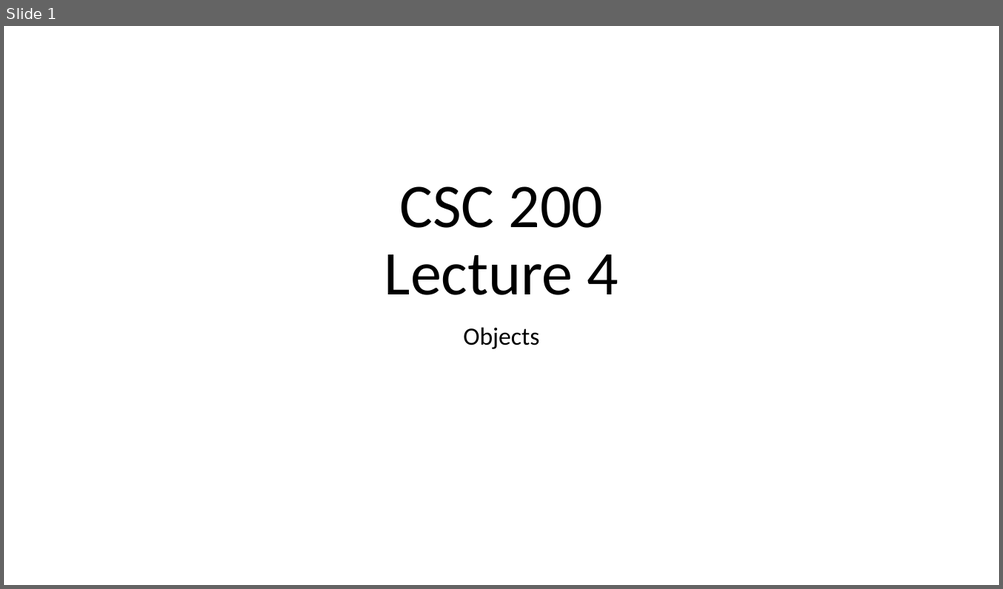
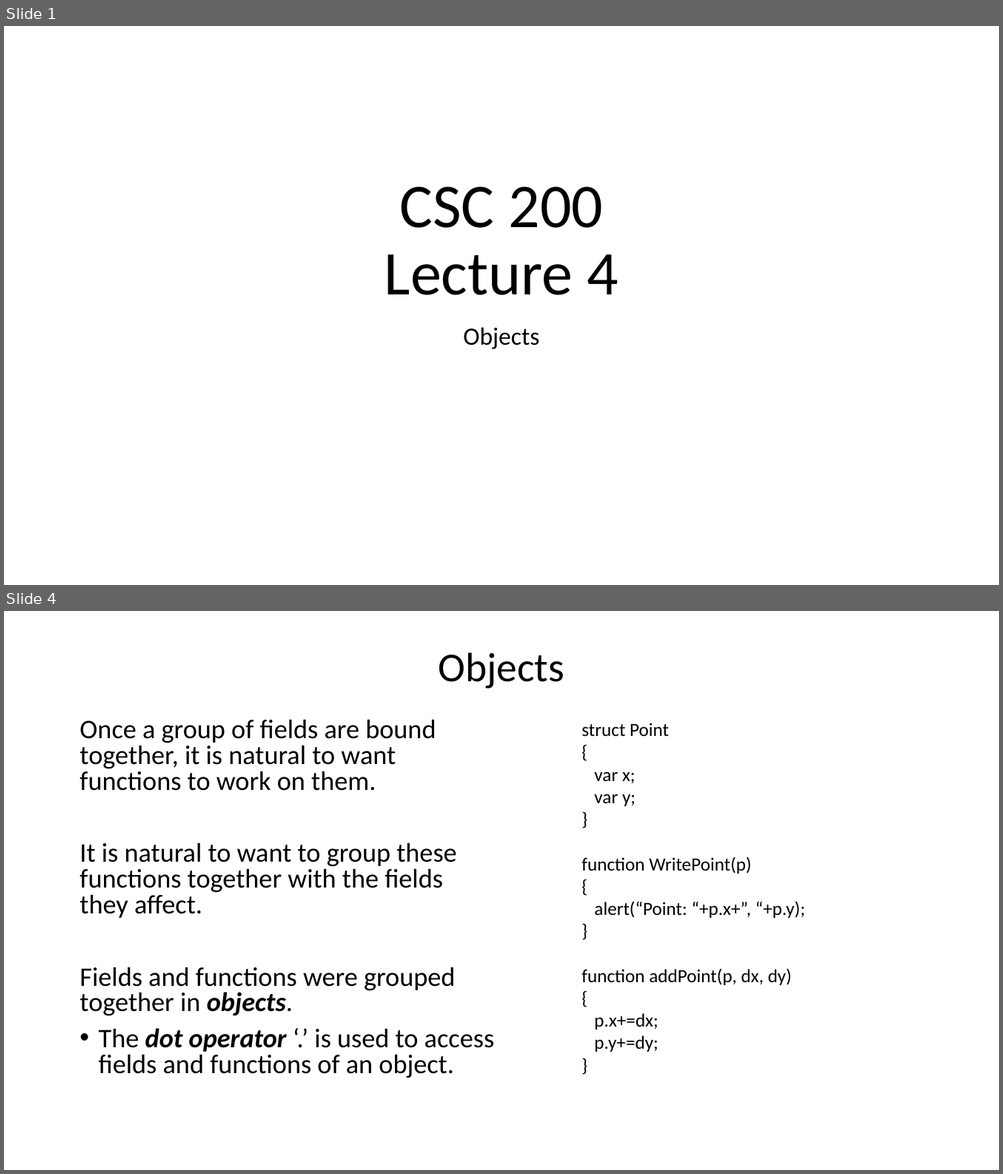
Before and after one commit to bsdillon/cs200_Spring2020, a slide deck: Lecture/Lect4-Objects.pptx. Shown one above the other, each under a label of ours: slide 1 before the commit, slides 1 and 4 after it; the slides between them are not shown. The pictures are 1003x589 and 1003x1174 pixels, drawn with LibreOffice and Linux fonts; fonts in the diff are those of the drawing. Boxes give left, top, right and bottom in pixels: in the first picture for what was removed or moved away, otherwise in the second. Text is boxed around its words. In the diff, an @@ line names an element or a change of style, - is before the commit and + after.

```diff
--- a/Lecture/Lect4-Objects.pptx
+++ b/Lecture/Lect4-Objects.pptx
@@ slide 4 added at <box>4,611,999,1170</box>, background #FFFFFF @@
@@ title added at <box>438,652,564,689</box>, 39.6 pt, text #000000 @@
+Objects
@@ text added at <box>79,719,494,1079</box>, 25.9 pt, text #000000 @@
+Once a group of fields are bound together, it is natural to want functions to work on them.
+It is natural to want to group these functions together with the fields they affect.
+Fields and functions were grouped together in objects.
+• The dot operator ‘.’ is used to access fields and functions of an object.
@@ text added at <box>581,723,805,1052</box>, 18 pt, text #000000 @@
+struct Point
+{
+var x;
+var y;
+}
+function WritePoint(p)
+{
+alert(“Point: “+p.x+”, “+p.y);
+}
+function addPoint(p, dx, dy)
+{
+p.x+=dx;
+p.y+=dy;
+}
```
Also in this commit, not shown: 11 other slides added, 1 slide removed.
